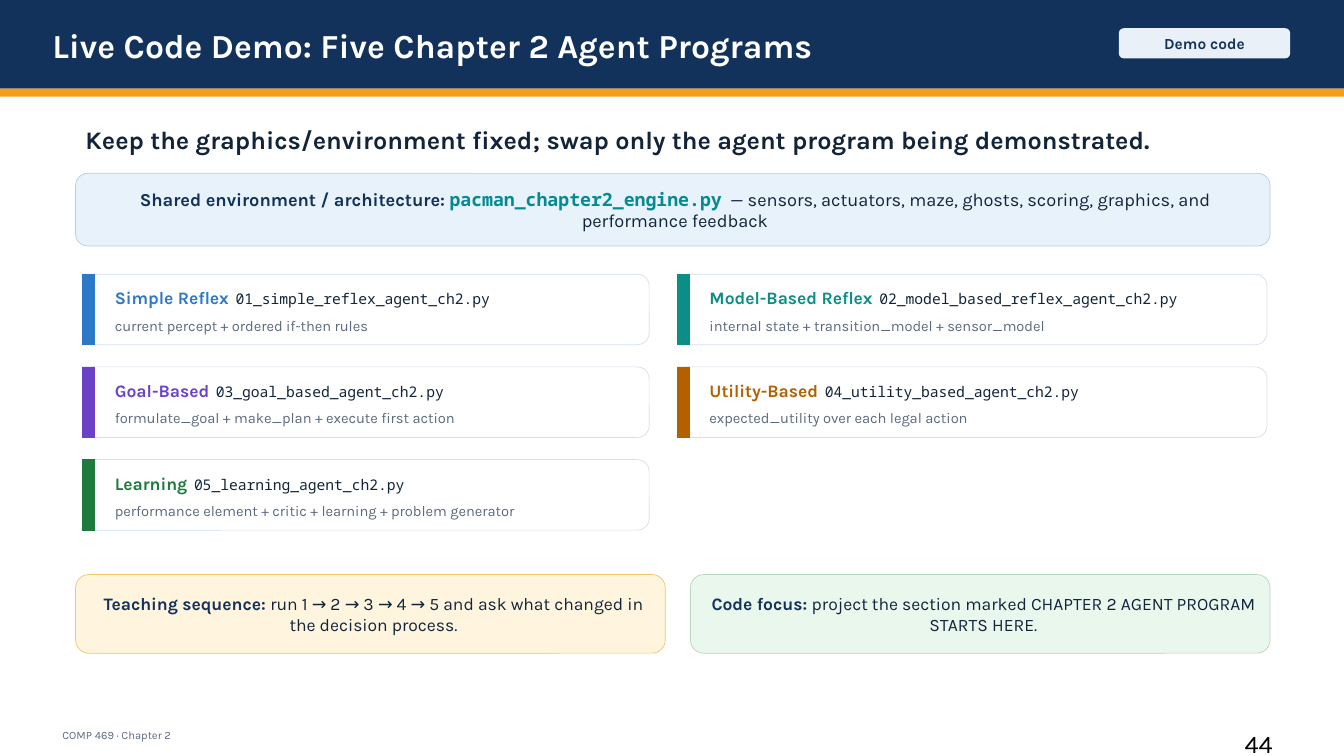
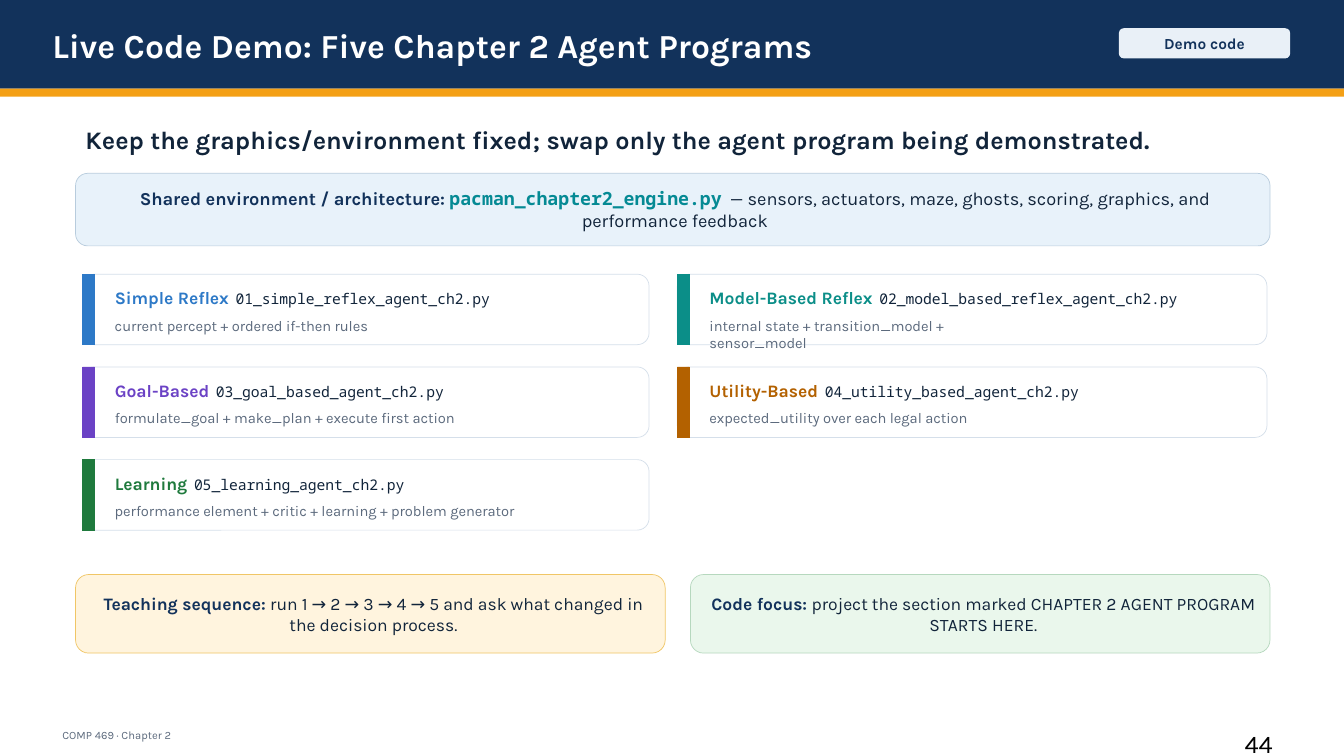
Before and after one commit to DrNatas/Comp_469, a slide deck: slide 48 of Fall 2026/L02 - Intelligent Agents/Chapter 2 - Intelligent Agents.pptx (slide 50 before the commit). Drawn at 1344x756 pixels with LibreOffice and Linux fonts; fonts in the diff are those of the drawing. Boxes give left, top, right and bottom in pixels: in the first picture for what was removed or moved away, otherwise in the second. Text is boxed around its words. In the diff, an @@ line names an element or a change of style, - is before the commit and + after.

Commit message:
Add tests for Chapter 2 contract and implement headless game trials
- Created `test_chapter2_contract.py` to validate the Percept class and agent behavior.
- Implemented `run_trials.py` to facilitate running trials for baseline and modified agents without a GUI.
- Added a `FakeGame` class to simulate game interactions for testing purposes.
- Introduced a headless game environment to support performance measurement.
- Added necessary imports and utility functions for module loading and CSV output.
- Included new PDF and PPTX files for Chapter 3 content.

```diff
--- a/Fall 2026/L02 - Intelligent Agents/Chapter 2 - Intelligent Agents.pptx
+++ b/Fall 2026/L02 - Intelligent Agents/Chapter 2 - Intelligent Agents.pptx
@@ text "internal state + transition_model + ..." rewrapped from [709,321,1044,331] to [709,321,933,348] @@
@@ proportions changed in 7 elements at [76,173,1270,246], [76,575,665,653], [691,575,1270,653], [83,274,649,345], [678,274,1267,345], [678,367,1267,438], [83,460,649,530] @@
```
Also in this commit, not shown: 11 other slides changed, 2 slides removed, 31 other files.
